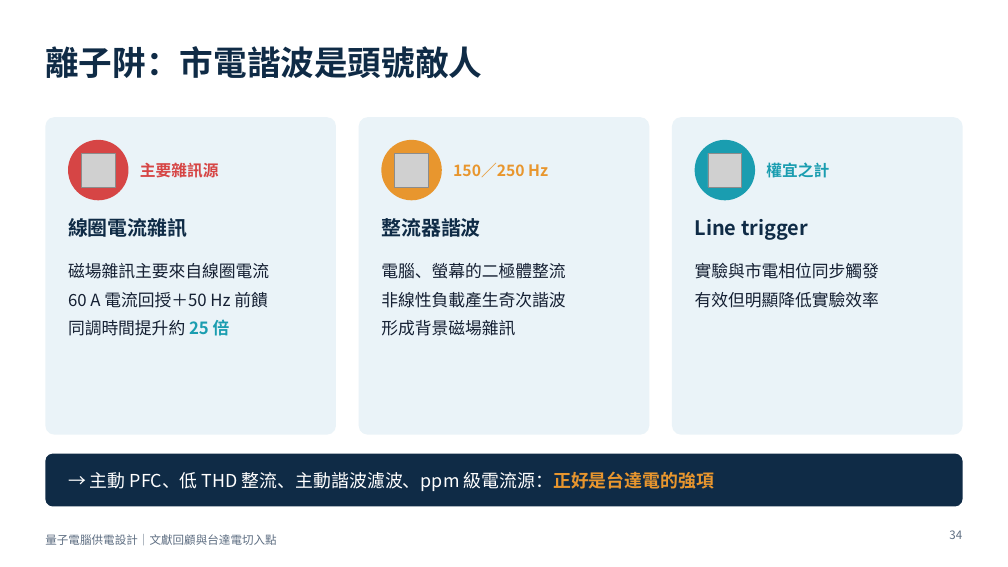
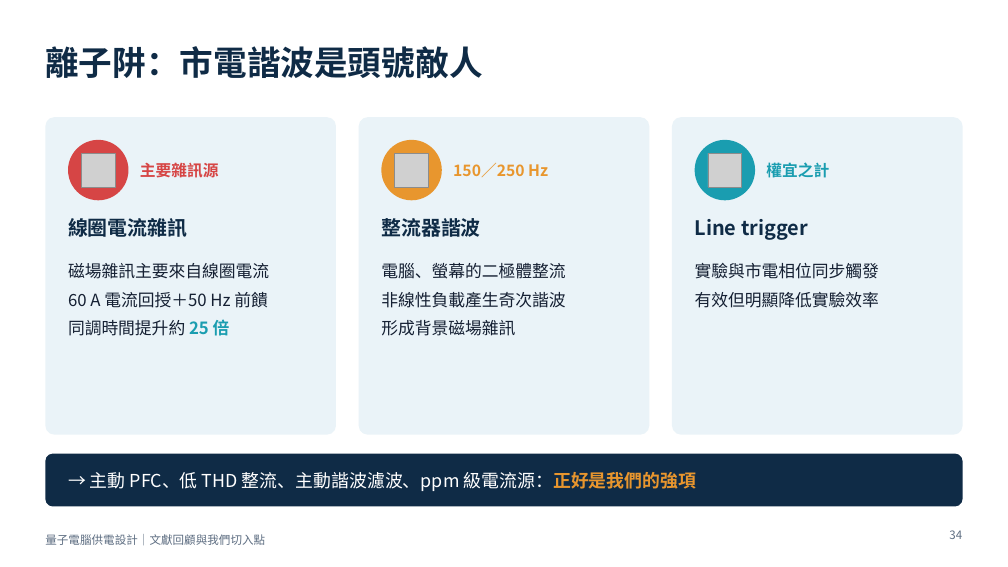
Before and after one commit to pcpcchen-coder/QuantumComputing, a slide deck: slide 34 of slides/output/qc-power-supply-delta.pptx. Drawn at 1008x567 pixels with LibreOffice and Linux fonts; fonts in the diff are those of the drawing; grey boxes stand for pictures. Boxes give left, top, right and bottom in pixels: in the first picture for what was removed or moved away, otherwise in the second. Text is boxed around its words. In the diff, an @@ line names an element or a change of style, - is before the commit and + after.

```diff
--- a/slides/output/qc-power-supply-delta.pptx
+++ b/slides/output/qc-power-supply-delta.pptx
@@ text at [90, 472, 697, 491]: text changed @@
-→ 主動 PFC、低 THD 整流、主動諧波濾波、ppm 級電流源：正好是台達電的強項
+→ 主動 PFC、低 THD 整流、主動諧波濾波、ppm 級電流源：正好是我們的強項
@@ text at [45, 534, 265, 545]: text changed @@
-量子電腦供電設計｜文獻回顧與台達電切入點
+量子電腦供電設計｜文獻回顧與我們切入點
```
Also in this commit, not shown: 76 other slides changed, 8 other files.
